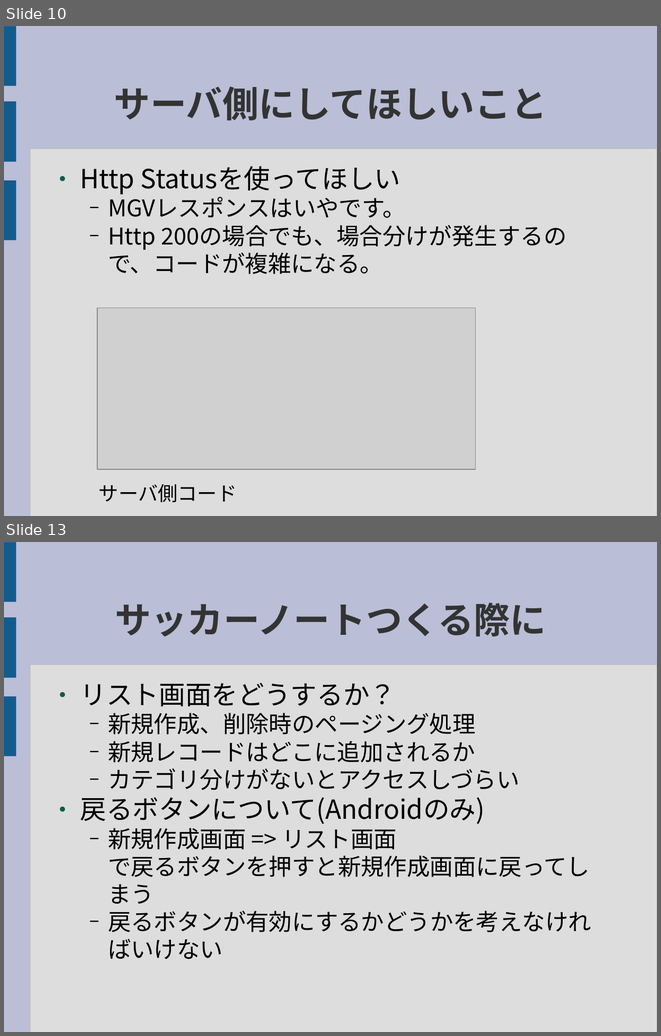
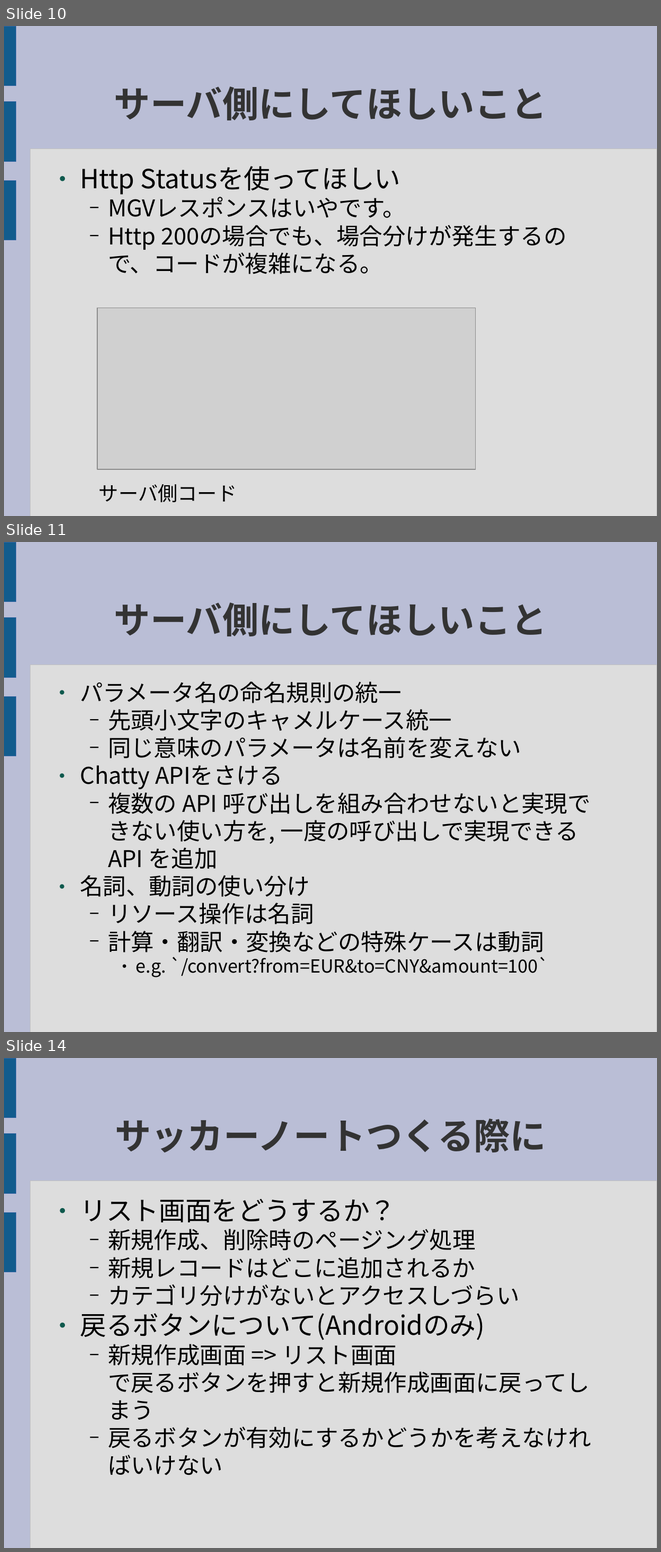
Before and after one commit to tamagohan/CloudNote_Server, a slide deck: doc/Cloud_Note.odp. Shown one above the other, each under a label of ours: slides 10 and 13 before the commit, slides 10, 11 and 14 after it; the slides between them are not shown. The pictures are 661x1036 and 661x1552 pixels, drawn with LibreOffice and Linux fonts; fonts in the diff are those of the drawing; grey boxes stand for pictures. Boxes give left, top, right and bottom in pixels: in the first picture for what was removed or moved away, otherwise in the second. Text is boxed around its words. In the diff, an @@ line names an element or a change of style, - is before the commit and + after.

```diff
--- a/doc/Cloud_Note.odp
+++ b/doc/Cloud_Note.odp
@@ slide 11 added at <box>4,542,657,1032</box>, background #BABED6; not listed: 4 template elements that a slide beside it also shows @@
@@ title added at <box>114,602,547,636</box>, 44 pt, text #333333, bold @@
+サーバ側にしてほしいこと
@@ text added at <box>80,681,590,977</box>, 28 pt, text #000000 @@
+● パラメータ名の命名規則の統一
+  − 先頭小文字のキャメルケース統一
+  − 同じ意味のパラメータは名前を変えない
+● Chatty APIをさける
+  − 複数の API 呼び出しを組み合わせないと実現できない使い方を, 一度の呼び出しで実現できる API を追加
+● 名詞、動詞の使い分け
+  − リソース操作は名詞
+  − 計算・翻訳・変換などの特殊ケースは動詞
+    ● e.g. `/convert?from=EUR&to=CNY&amount=100`
@@ what was slide 13 is now slide 14 @@
```
Also in this commit, not shown: 3 slides changed, 1 other slide added.
